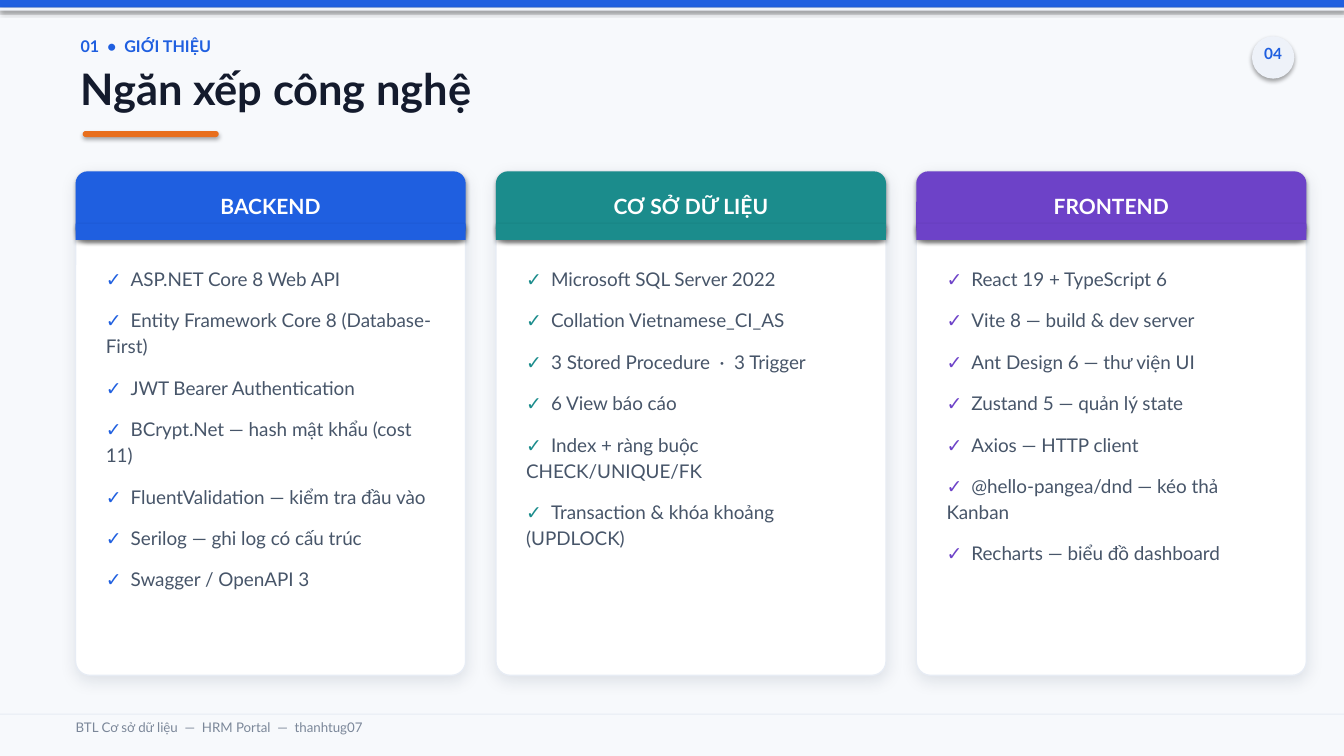
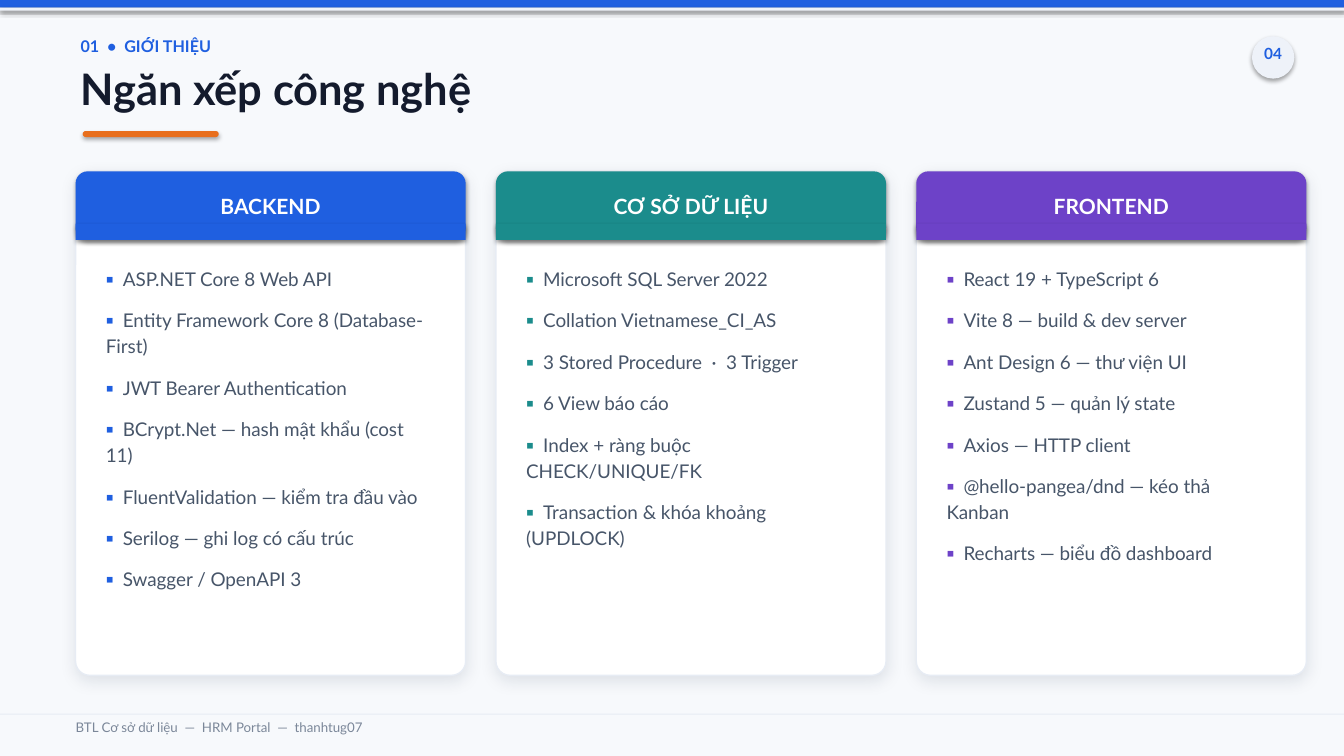
Before and after one commit to thanhtug07/hrm-kanban-management, a slide deck: slide 4 of BaoCao_BTL_CSDL_HRM_Portal.pptx. Drawn at 1344x756 pixels with LibreOffice and Linux fonts; fonts in the diff are those of the drawing. Boxes give left, top, right and bottom in pixels: in the first picture for what was removed or moved away, otherwise in the second. Text is boxed around its words. In the diff, an @@ line names an element or a change of style, - is before the commit and + after.

```diff
--- a/BaoCao_BTL_CSDL_HRM_Portal.pptx
+++ b/BaoCao_BTL_CSDL_HRM_Portal.pptx
@@ text at box(106, 272, 423, 590): text changed @@
-✓ ASP.NET Core 8 Web API
-✓ Entity Framework Core 8 (Database-First)
-✓ JWT Bearer Authentication
-✓ BCrypt.Net — hash mật khẩu (cost 11)
-✓ FluentValidation — kiểm tra đầu vào
-✓ Serilog — ghi log có cấu trúc
-✓ Swagger / OpenAPI 3
+▪ ASP.NET Core 8 Web API
+▪ Entity Framework Core 8 (Database-First)
+▪ JWT Bearer Authentication
+▪ BCrypt.Net — hash mật khẩu (cost 11)
+▪ FluentValidation — kiểm tra đầu vào
+▪ Serilog — ghi log có cấu trúc
+▪ Swagger / OpenAPI 3
@@ text at box(526, 272, 798, 548): text changed @@
-✓ Microsoft SQL Server 2022
-✓ Collation Vietnamese_CI_AS
-✓ 3 Stored Procedure · 3 Trigger
-✓ 6 View báo cáo
-✓ Index + ràng buộc CHECK/UNIQUE/FK
-✓ Transaction & khóa khoảng (UPDLOCK)
+▪ Microsoft SQL Server 2022
+▪ Collation Vietnamese_CI_AS
+▪ 3 Stored Procedure · 3 Trigger
+▪ 6 View báo cáo
+▪ Index + ràng buộc CHECK/UNIQUE/FK
+▪ Transaction & khóa khoảng (UPDLOCK)
@@ text at box(947, 272, 1212, 560): text changed @@
-✓ React 19 + TypeScript 6
-✓ Vite 8 — build & dev server
-✓ Ant Design 6 — thư viện UI
-✓ Zustand 5 — quản lý state
-✓ Axios — HTTP client
-✓ @hello-pangea/dnd — kéo thả Kanban
-✓ Recharts — biểu đồ dashboard
+▪ React 19 + TypeScript 6
+▪ Vite 8 — build & dev server
+▪ Ant Design 6 — thư viện UI
+▪ Zustand 5 — quản lý state
+▪ Axios — HTTP client
+▪ @hello-pangea/dnd — kéo thả Kanban
+▪ Recharts — biểu đồ dashboard
```
Also in this commit, not shown: 10 other slides changed, 2 other files.
